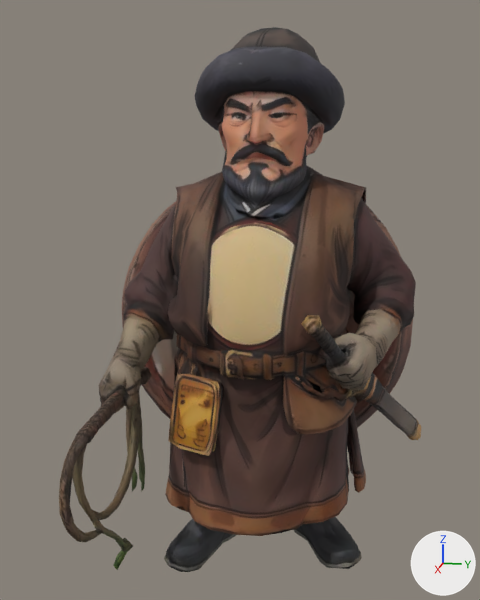
The glTF model data/tripo_app/p_b1p_bateer.glb, before and after one commit.
Both versions are drawn from a camera (50 mm lens) standing at (1.158, 0.214, 0.31) and looking at (-0.001, -0.018, 0.02). The lights are fixed; the arrows at lower right show +X, +Y and +Z. The older version comes first. Vertices at exactly the same position are counted once.

The first picture shows 'tripo_node_f217a258-1f6b-4cf9-b438-8c355b104192'.
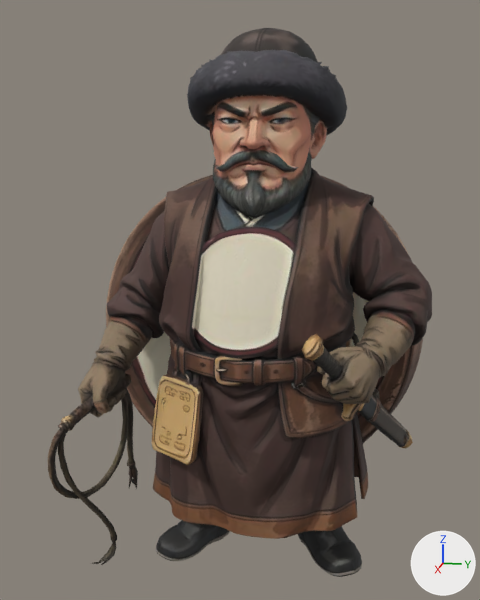
Changed parts and their boxes [x1, y1, x2, y2] in the pictures (480 x 600 px):
'tripo_node_f217a258-1f6b-4cf9-b438-8c355b104192', reshaped (6% wider): before [59, 27, 421, 572]; after [48, 28, 432, 577]

The change, as a diff of the scene's bpy script:
```diff
--- a/data/tripo_app/p_b1p_bateer.glb.py
+++ b/data/tripo_app/p_b1p_bateer.glb.py
@@ img_color_eaa3e9e3_3276_487a_aa87_82e69811db15 @@
+img_color_eaa3e9e3_3276_487a_aa87_82e69811db15 = load_image('Color_eaa3e9e3-3276-487a-aa87-82e69811db15', '_unpacked/Color_eaa3e9e3-3276-487a-aa87-82e69811db15', 1024, 1024, 'sRGB')
@@ mat_tripo_material_eaa3e9e3_3276_487a_aa87_82e69811db15 @@
+mat_tripo_material_eaa3e9e3_3276_487a_aa87_82e69811db15 = principled_material('tripo_material_eaa3e9e3-3276-487a-aa87-82e69811db15')
+mat_tripo_material_eaa3e9e3_3276_487a_aa87_82e69811db15.texture = img_color_eaa3e9e3_3276_487a_aa87_82e69811db15
+mat_tripo_material_eaa3e9e3_3276_487a_aa87_82e69811db15.roughness = 0.75
@@ me_tripo_mesh_f217a258_1f6b_4cf9_b438_8c355b104192 @@
 # used by ob_tripo_node_f217a258_1f6b_4cf9_b438_8c355b104192; location = (0.0, 0.0, 0.0)
-me_tripo_mesh_f217a258_1f6b_4cf9_b438_8c355b104192.from_pydata(...)  # 3944 vertices, 7970 faces; spans x -0.335..0.335, y -0.337..0.337, z -0.5..0.5
-me_tripo_mesh_f217a258_1f6b_4cf9_b438_8c355b104192.materials.append(mat_tripo_material_f217a258_1f6b_4cf9_b438_8c355b104192)  # picture img_color_f217a258_1f6b_4cf9_b438_8c355b104192
+me_tripo_mesh_f217a258_1f6b_4cf9_b438_8c355b104192.from_pydata(...)  # 14367 vertices, 28762 faces; spans x -0.243..0.243, y -0.322..0.321, z -0.49..0.49
+# me_tripo_mesh_f217a258_1f6b_4cf9_b438_8c355b104192 part 1: the loose piece of 3938 vertices spanning x -0.335..0.335, y -0.337..0.337, z -0.5..0.5 is rebuilt with 14367 vertices and now spans x -0.243..0.243, y -0.322..0.321, z -0.49..0.49, in mat_tripo_material_eaa3e9e3_3276_487a_aa87_82e69811db15 (picture img_color_eaa3e9e3_3276_487a_aa87_82e69811db15)
+# other edits to the shape of me_tripo_mesh_f217a258_1f6b_4cf9_b438_8c355b104192 do not show in these pictures
+me_tripo_mesh_f217a258_1f6b_4cf9_b438_8c355b104192.materials.append(mat_tripo_material_eaa3e9e3_3276_487a_aa87_82e69811db15)  # picture img_color_eaa3e9e3_3276_487a_aa87_82e69811db15
```
